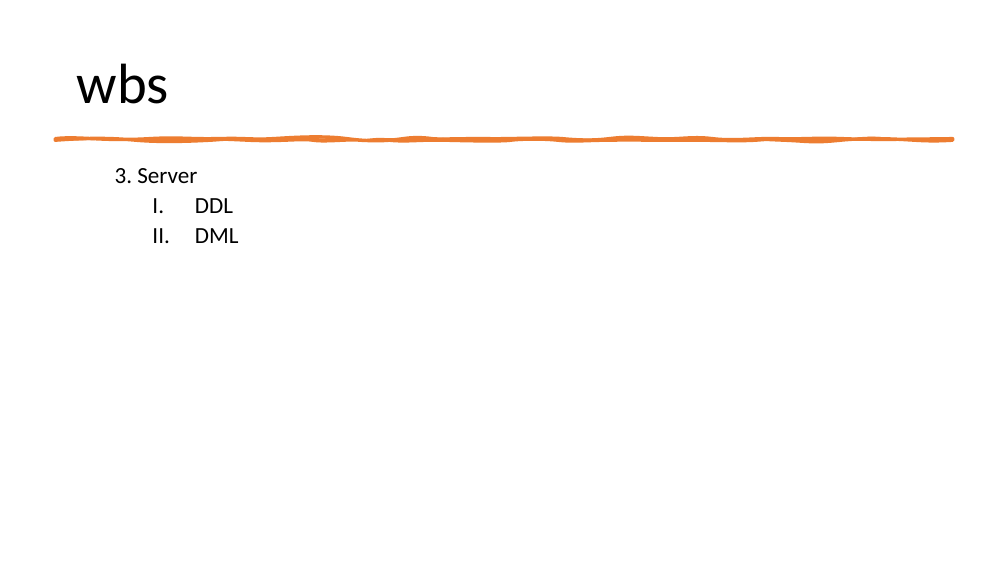
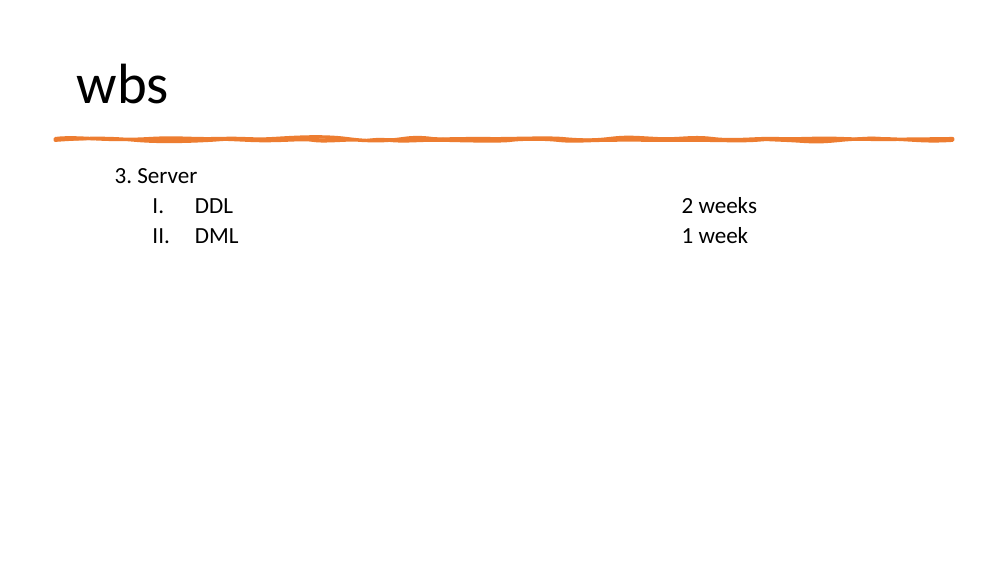
Before and after one commit to nielsver/practice-enterprise, a slide deck: slide 5 of Presentation project.pptx. Drawn at 1008x567 pixels with LibreOffice and Linux fonts; fonts in the diff are those of the drawing. Boxes give left, top, right and bottom in pixels: in the first picture for what was removed or moved away, otherwise in the second. Text is boxed around its words. In the diff, an @@ line names an element or a change of style, - is before the commit and + after.

```diff
--- a/Presentation project.pptx
+++ b/Presentation project.pptx
@@ text at [195, 197, 758, 243]: text changed @@
-    I. DDL
-    II. DML
+    I. DDL 2 weeks
+    II. DML 1 week
```
Also in this commit, not shown: 2 other slides changed.
